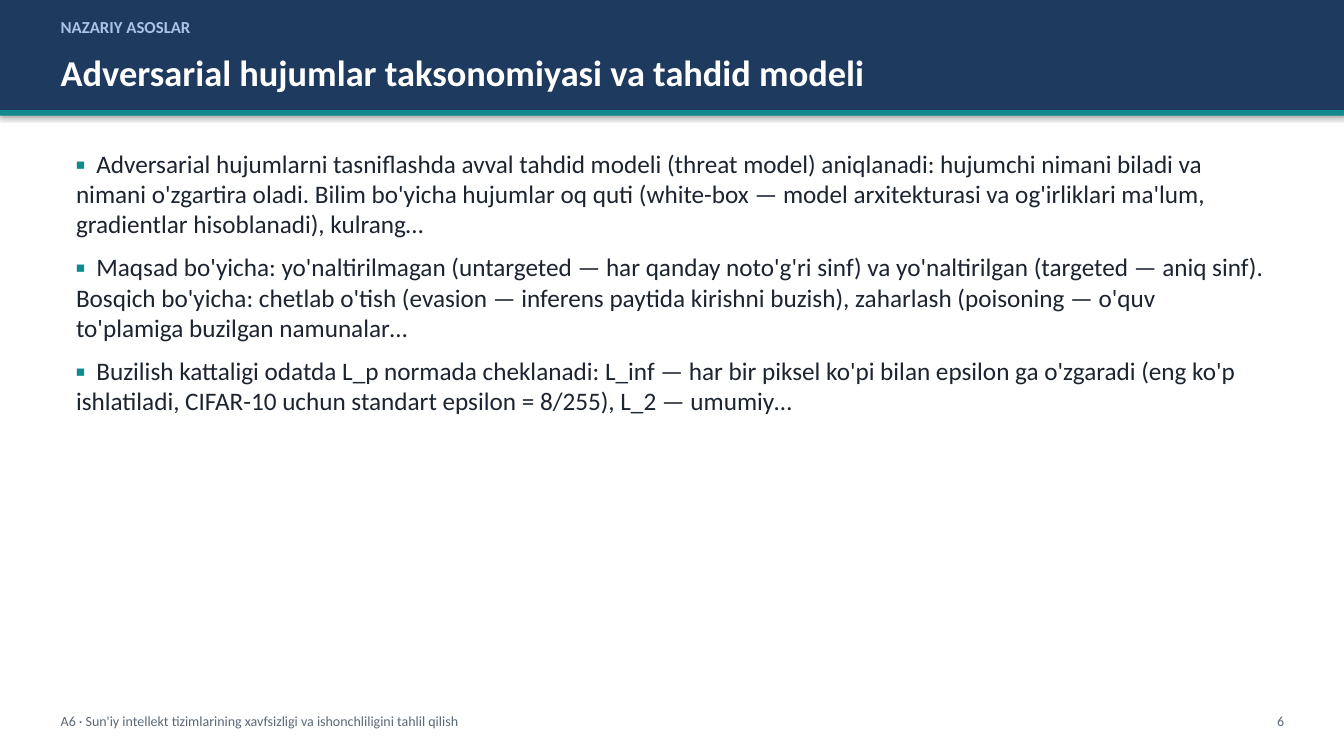
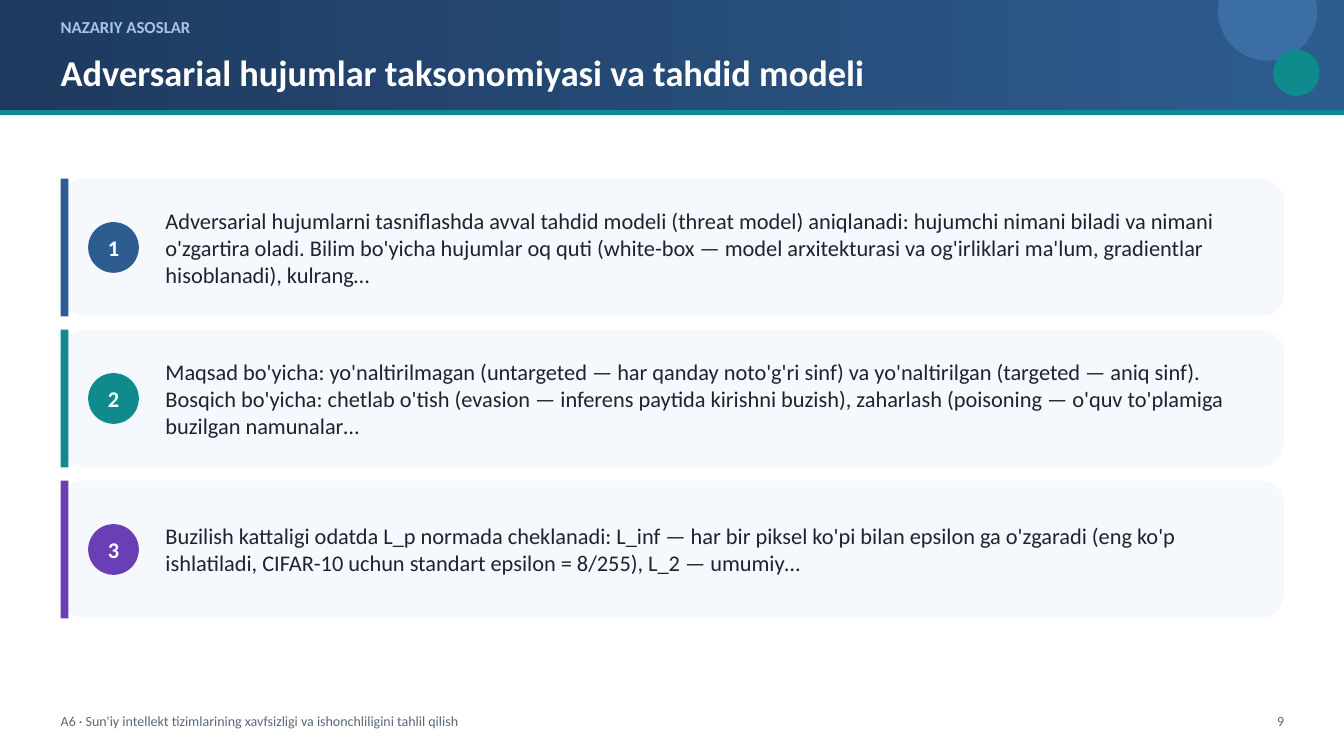
Before and after one commit to sayka7/ktm_labs, a slide deck: slide 9 of slaydlar/A6.pptx (slide 6 before the commit). Drawn at 1344x756 pixels with LibreOffice and Linux fonts; fonts in the diff are those of the drawing. Boxes give left, top, right and bottom in pixels: in the first picture for what was removed or moved away, otherwise in the second. Text is boxed around its words. In the diff, an @@ line names an element or a change of style, - is before the commit and + after.

```diff
--- a/slaydlar/A6.pptx
+++ b/slaydlar/A6.pptx
@@ rectangle at [0,0,1344,110]: fill #1F3A5F to gradient #1F3A5F to #2D5C8F; shadow off @@
@@ ellipse added at [1218,0,1317,60], fill #3B6EA5 @@
@@ ellipse added at [1273,49,1320,96], fill #0F8B8D @@
@@ rectangle at [0,110,1344,115]: shadow off @@
@@ rounded rectangle added at [60,178,1285,317], fill #F5F8FC @@
@@ rectangle added at [60,178,69,317], fill #2D5C8F @@
@@ ellipse added at [88,222,138,272], fill #2D5C8F, 16 pt, text #FFFFFF, bold @@
+1
@@ text added at [165,213,1213,287], 16 pt, text #1B2430 @@
+Adversarial hujumlarni tasniflashda avval tahdid modeli (threat model) aniqlanadi: hujumchi nimani biladi va nimani o'zgartira oladi. Bilim bo'yicha hujumlar oq quti (white-box — model arxitekturasi va og'irliklari ma'lum, gradientlar hisoblanadi), kulrang…
@@ rounded rectangle added at [60,330,1285,468], fill #F5F8FC @@
@@ rectangle added at [60,330,69,468], fill #0F8B8D @@
@@ text "Maqsad bo'yicha: yo'naltirilmagan (untargeted — ..." at [165,364,1223,438]: vertical alignment top to middle @@
@@ ellipse added at [88,373,138,423], fill #0F8B8D, 16 pt, text #FFFFFF, bold @@
+2
@@ text at [165,364,1223,438]: text changed; size 18 to 16 pt @@
-▪ Adversarial hujumlarni tasniflashda avval tahdid modeli (threat model) aniqlanadi: hujumchi nimani biladi va nimani o'zgartira oladi. Bilim bo'yicha hujumlar oq quti (white-box — model arxitekturasi va og'irliklari ma'lum, gradientlar hisoblanadi), kulrang…
-▪ Maqsad bo'yicha: yo'naltirilmagan (untargeted — har qanday noto'g'ri sinf) va yo'naltirilgan (targeted — aniq sinf). Bosqich bo'yicha: chetlab o'tish (evasion — inferens paytida kirishni buzish), zaharlash (poisoning — o'quv to'plamiga buzilgan namunalar…
-▪ Buzilish kattaligi odatda L_p normada cheklanadi: L_inf — har bir piksel ko'pi bilan epsilon ga o'zgaradi (eng ko'p ishlatiladi, CIFAR-10 uchun standart epsilon = 8/255), L_2 — umumiy…
+Maqsad bo'yicha: yo'naltirilmagan (untargeted — har qanday noto'g'ri sinf) va yo'naltirilgan (targeted — aniq sinf). Bosqich bo'yicha: chetlab o'tish (evasion — inferens paytida kirishni buzish), zaharlash (poisoning — o'quv to'plamiga buzilgan namunalar…
@@ rounded rectangle added at [60,481,1285,619], fill #F5F8FC @@
@@ rectangle added at [60,481,69,619], fill #6A3FB5 @@
@@ ellipse added at [88,524,138,575], fill #6A3FB5, 16 pt, text #FFFFFF, bold @@
+3
@@ text added at [165,528,1175,575], 16 pt, text #1B2430 @@
+Buzilish kattaligi odatda L_p normada cheklanadi: L_inf — har bir piksel ko'pi bilan epsilon ga o'zgaradi (eng ko'p ishlatiladi, CIFAR-10 uchun standart epsilon = 8/255), L_2 — umumiy…
@@ text at [1277,717,1284,726]: text changed @@
-6
+9
```
Also in this commit, not shown: 49 other slides changed, 11 slides added, 21 other files.
